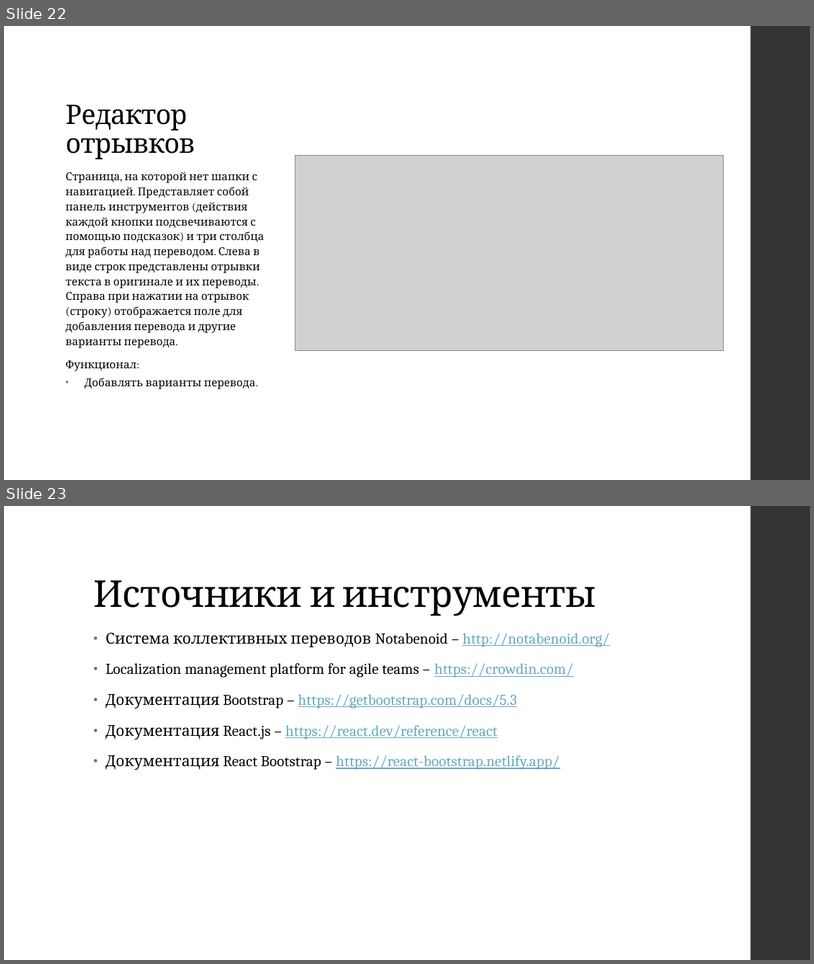
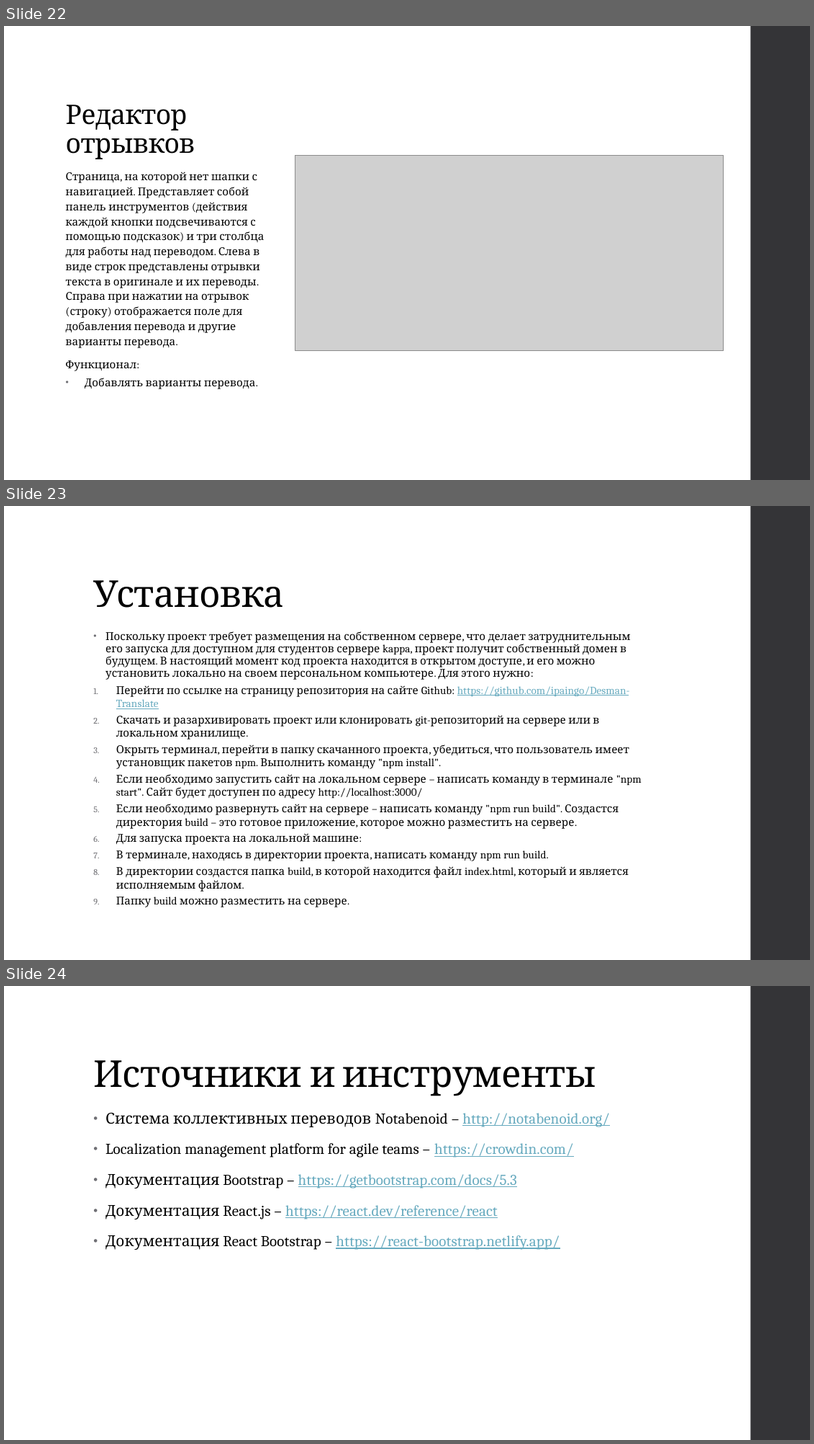
Before and after one commit to ipaingo/study, a slide deck: вебы/презентация/Веб-сервис для коллективных переводов.pptx. Shown one above the other, each under a label of ours: slides 22 and 23 before the commit, slides 22, 23 and 24 after it. The pictures are 814x964 and 814x1444 pixels, drawn with LibreOffice and Linux fonts; fonts in the diff are those of the drawing; grey boxes stand for pictures. Boxes give left, top, right and bottom in pixels: in the first picture for what was removed or moved away, otherwise in the second. Text is boxed around its words. In the diff, an @@ line names an element or a change of style, - is before the commit and + after.

```diff
--- a/вебы/презентация/Веб-сервис для коллективных переводов.pptx
+++ b/вебы/презентация/Веб-сервис для коллективных переводов.pptx
@@ slide 23 added at (x1=4, y1=506, x2=810, y2=960), background #FFFFFF; not listed: 1 template element that a slide beside it also shows @@
@@ title added at (x1=93, y1=580, x2=284, y2=608), 44 pt, text #000000 @@
+Установка
@@ text added at (x1=106, y1=631, x2=642, y2=907), 13 pt, text #000000 @@
+• Поскольку проект требует размещения на собственном сервере, что делает затруднительным его запуска для доступном для студентов сервере kappa, проект получит собственный домен в будущем. В настоящий момент код проекта находится в открытом доступе, и его можно установить локально на своем персональном компьютере. Для этого нужно:
+1. Перейти по ссылке на страницу репозитория на сайте Github: https://github.com/ipaingo/Desman-Translate
+2. Скачать и разархивировать проект или клонировать git-репозиторий на сервере или в локальном хранилище.
+3. Окрыть терминал, перейти в папку скачанного проекта, убедиться, что пользователь имеет установщик пакетов npm. Выполнить команду "npm install".
+4. Если необходимо запустить сайт на локальном сервере – написать команду в терминале "npm start". Сайт будет доступен по адресу http://localhost:3000/
+5. Если необходимо развернуть сайт на сервере – написать команду "npm run build". Создастся директория build – это готовое приложение, которое можно разместить на сервере.
+6. Для запуска проекта на локальной машине:
+7. В терминале, находясь в директории проекта, написать команду npm run build.
+8. В директории создастся папка build, в которой находится файл index.html, который и является исполняемым файлом.
+9. Папку build можно разместить на сервере.
@@ what was slide 23 is now slide 24 @@
```
Also in this commit, not shown: 1 other file.
